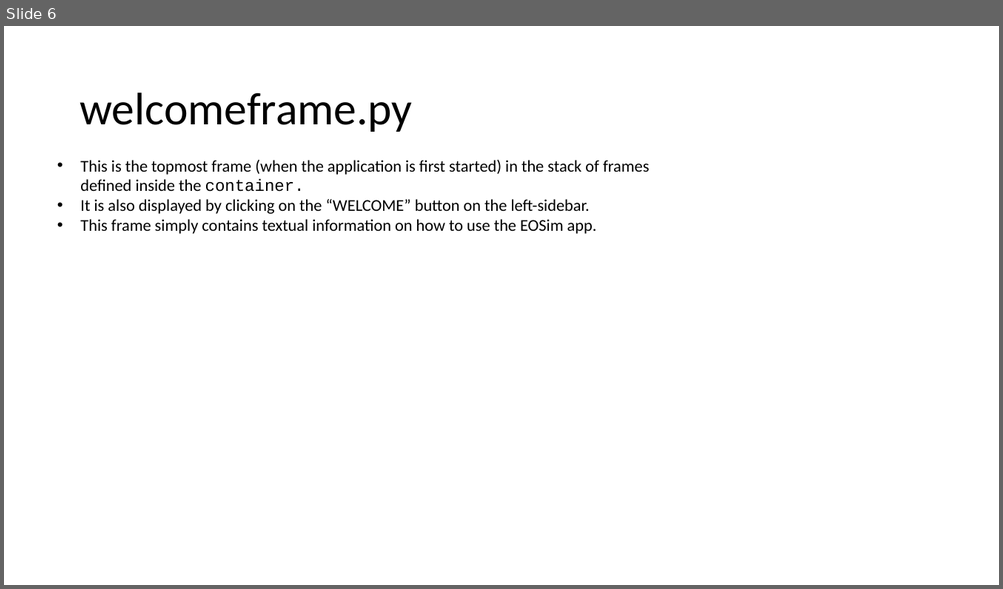
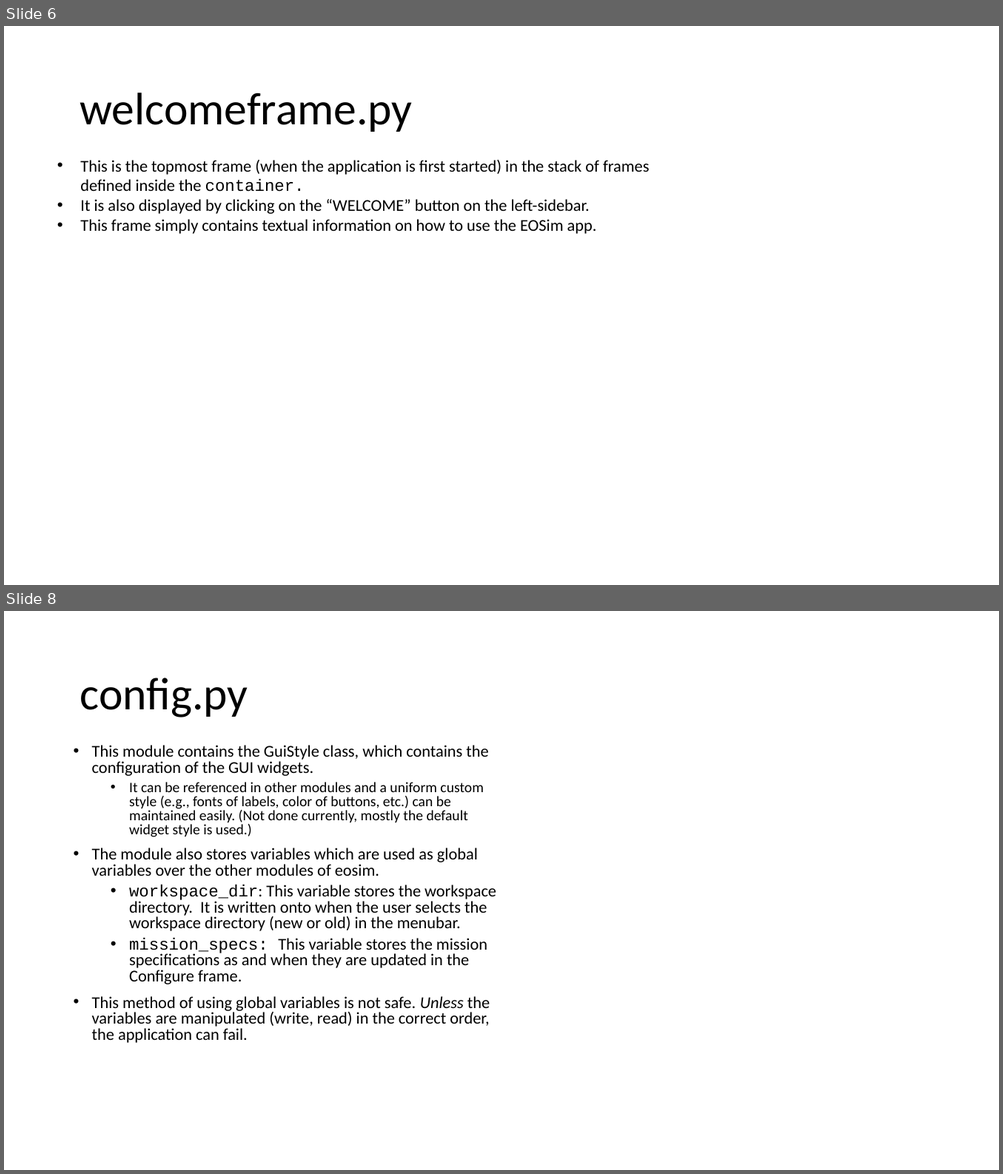
Before and after one commit to EarthObservationSimulator/eosim-gui, a slide deck: docs/codebase_description.pptx. Shown one above the other, each under a label of ours: slide 6 before the commit, slides 6 and 8 after it; the slides between them are not shown. The pictures are 1003x589 and 1003x1174 pixels, drawn with LibreOffice and Linux fonts; fonts in the diff are those of the drawing. Boxes give left, top, right and bottom in pixels: in the first picture for what was removed or moved away, otherwise in the second. Text is boxed around its words. In the diff, an @@ line names an element or a change of style, - is before the commit and + after.

Commit message:
revisions to configure (mission resources)

```diff
--- a/docs/codebase_description.pptx
+++ b/docs/codebase_description.pptx
@@ slide 8 added at (4,611,999,1170), background #FFFFFF @@
@@ title added at (79,678,247,718), 44 pt, text #000000 @@
+config.py
@@ text added at (92,745,496,1043), 16 pt, text #000000 @@
+• This module contains the GuiStyle class, which contains the configuration of the GUI widgets.
+  • It can be referenced in other modules and a uniform custom style (e.g., fonts of labels, color of buttons, etc.) can be maintained easily. (Not done currently, mostly the default widget style is used.)
+• The module also stores variables which are used as global variables over the other modules of eosim.
+  • workspace_dir: This variable stores the workspace directory. It is written onto when the user selects the workspace directory (new or old) in the menubar.
+  • mission_specs: This variable stores the mission specifications as and when they are updated in the Configure frame.
+• This method of using global variables is not safe. Unless the variables are manipulated (write, read) in the correct order, the application can fail.
```
Also in this commit, not shown: 4 other slides added, 1 slide removed, 9 other files.
